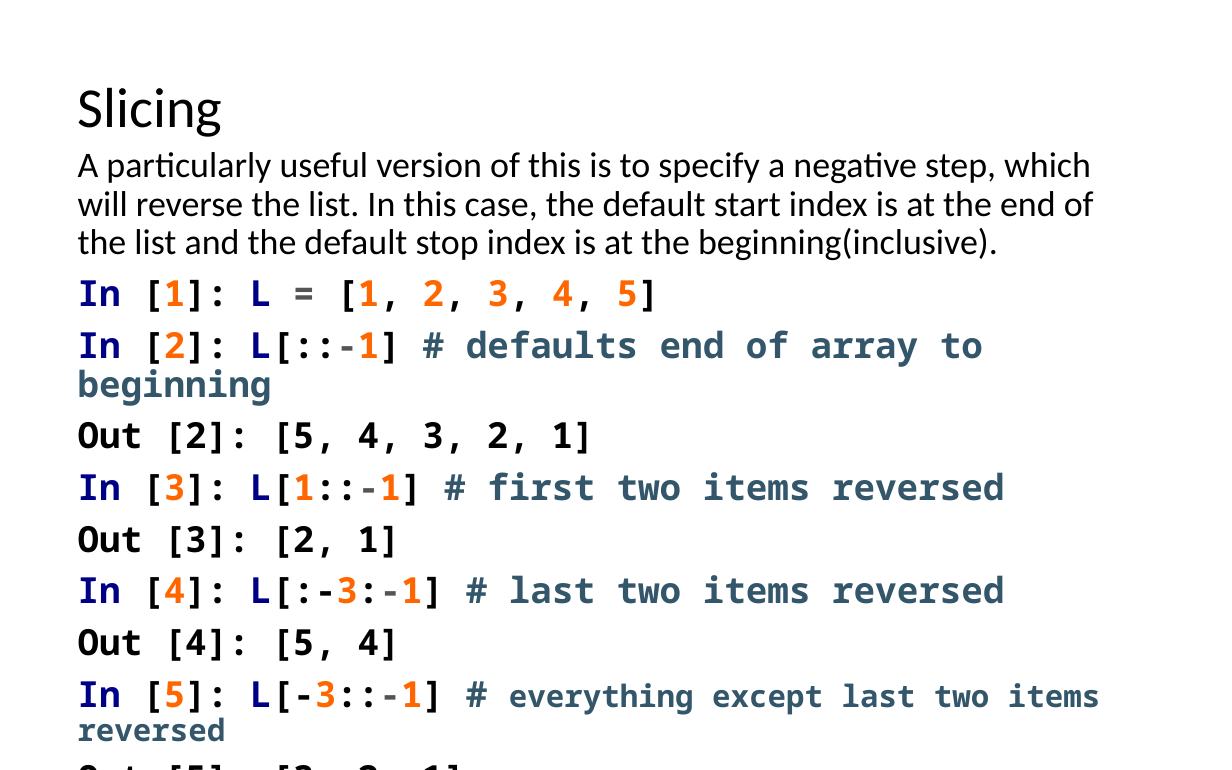
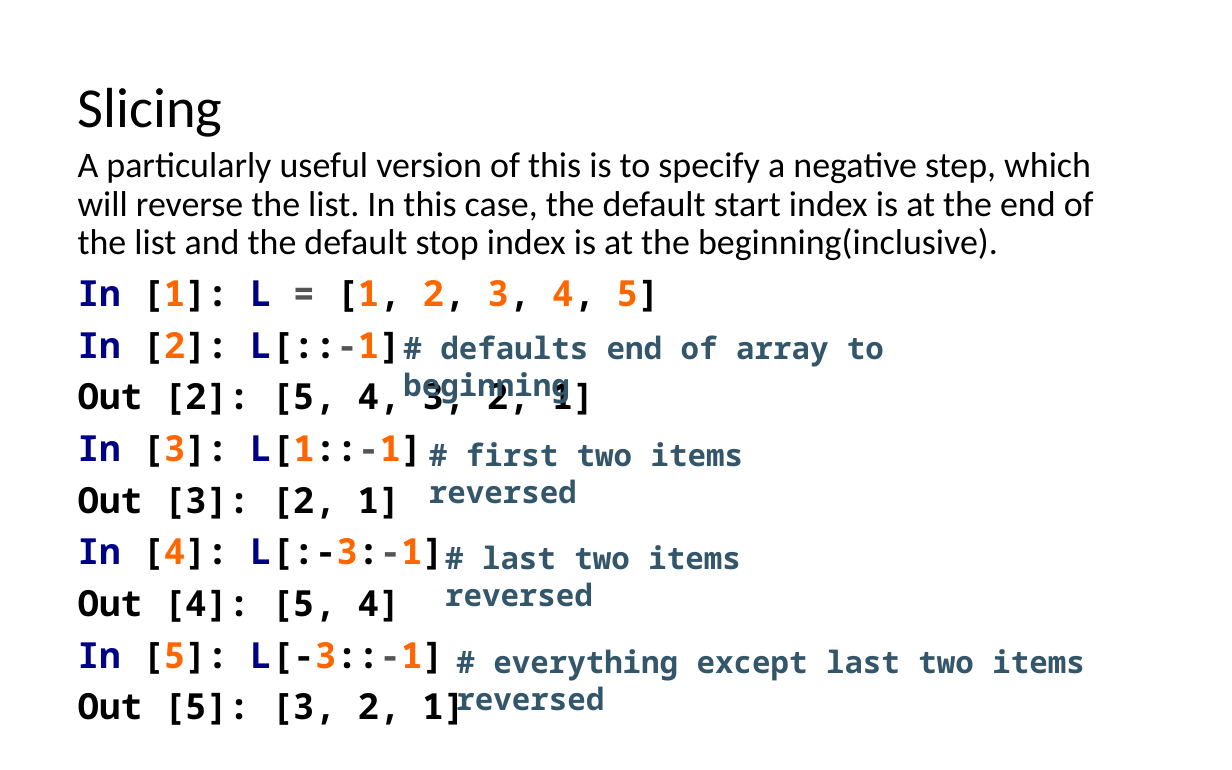
Before and after one commit to LongBaoNguyen/longbaonguyen.github.io, a slide deck: slide 10 of courses/apcsp/lect6.pptx. Drawn at 1232x770 pixels with LibreOffice and Linux fonts; fonts in the diff are those of the drawing. Boxes give left, top, right and bottom in pixels: in the first picture for what was removed or moved away, otherwise in the second. Text is boxed around its words. In the diff, an @@ line names an element or a change of style, - is before the commit and + after.

```diff
--- a/courses/apcsp/lect6.pptx
+++ b/courses/apcsp/lect6.pptx
@@ text at <box>78,332,401,364</box>: text changed; text colour #33566B to #000000 @@
-In [2]: L[::-1] # defaults end of array to beginning
+In [2]: L[::-1]
@@ text added at <box>403,335,884,405</box>, 18 pt, text #33566B, bold @@
+# defaults end of array to beginning
@@ text at <box>78,435,423,467</box>: text changed; text colour #33566B to #000000 @@
-In [3]: L[1::-1] # first two items reversed
+In [3]: L[1::-1]
@@ text added at <box>429,442,743,504</box>, 18 pt, text #33566B, bold @@
+# first two items reversed
@@ text at <box>78,538,444,570</box>: text changed; text colour #33566B to #000000 @@
-In [4]: L[:-3:-1] # last two items reversed
+In [4]: L[:-3:-1]
@@ text added at <box>445,545,740,607</box>, 18 pt, text #33566B, bold @@
+# last two items reversed
@@ text at <box>78,642,444,674</box>: text changed; size 18 to 21 pt; text colour #33566B to #000000 @@
-In [5]: L[-3::-1] # everything except last two items reversed
+In [5]: L[-3::-1]
@@ text added at <box>456,649,1084,719</box>, 18 pt, text #33566B, bold @@
+# everything except last two items reversed
```
Also in this commit, not shown: 3 other slides changed, 3 other files.
